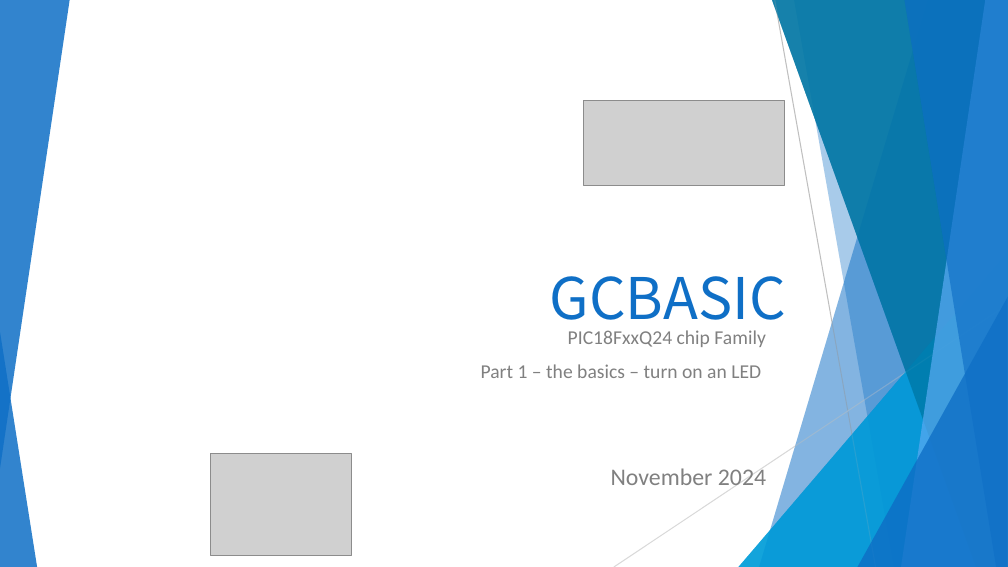
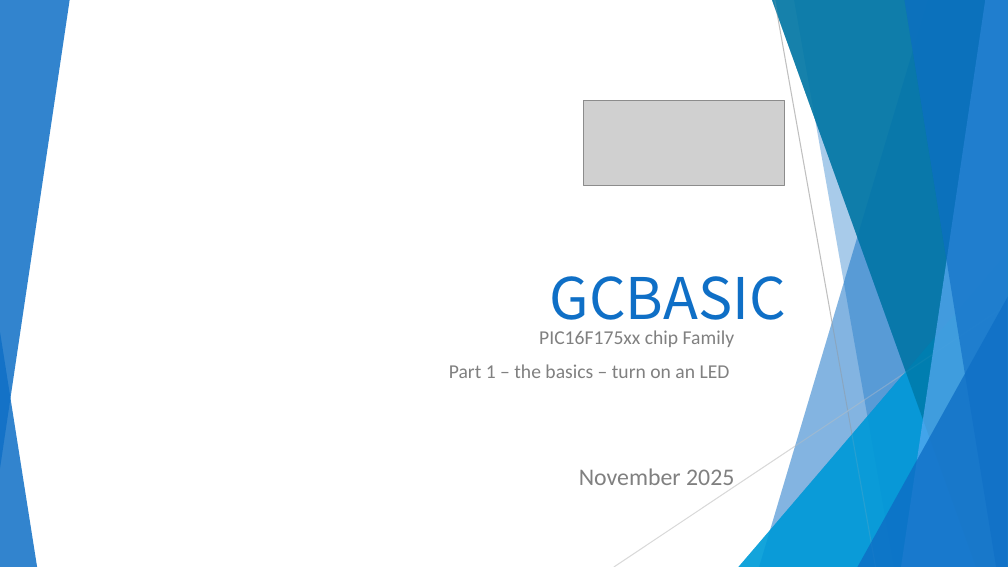
Before and after one commit to GreatCowBASIC/Demonstration_Sources, a slide deck: slide 2 of Vendor_Boards/Great_Cow_Basic_Demo_Board/16F17556_chiprange_demonstrations/tutorials/GCBASIC_Part1.pptx. Drawn at 1008x567 pixels with LibreOffice and Linux fonts; fonts in the diff are those of the drawing; grey boxes stand for pictures; background and template pictures are left out. Boxes give left, top, right and bottom in pixels: in the first picture for what was removed or moved away, otherwise in the second. Text is boxed around its words. In the diff, an @@ line names an element or a change of style, - is before the commit and + after.

```diff
--- a/Vendor_Boards/Great_Cow_Basic_Demo_Board/16F17556_chiprange_demonstrations/tutorials/GCBASIC_Part1.pptx
+++ b/Vendor_Boards/Great_Cow_Basic_Demo_Board/16F17556_chiprange_demonstrations/tutorials/GCBASIC_Part1.pptx
@@ subtitle at [539, 330, 734, 347]: text changed @@
-PIC18FxxQ24 chip Family
+PIC16F175xx chip Family
@@ picture removed at [211, 454, 352, 555] @@
@@ subtitle at [579, 468, 734, 485]: text changed @@
-November 2024
+November 2025
```
Also in this commit, not shown: 10 other slides changed, 3 slides added, 31 other files.
